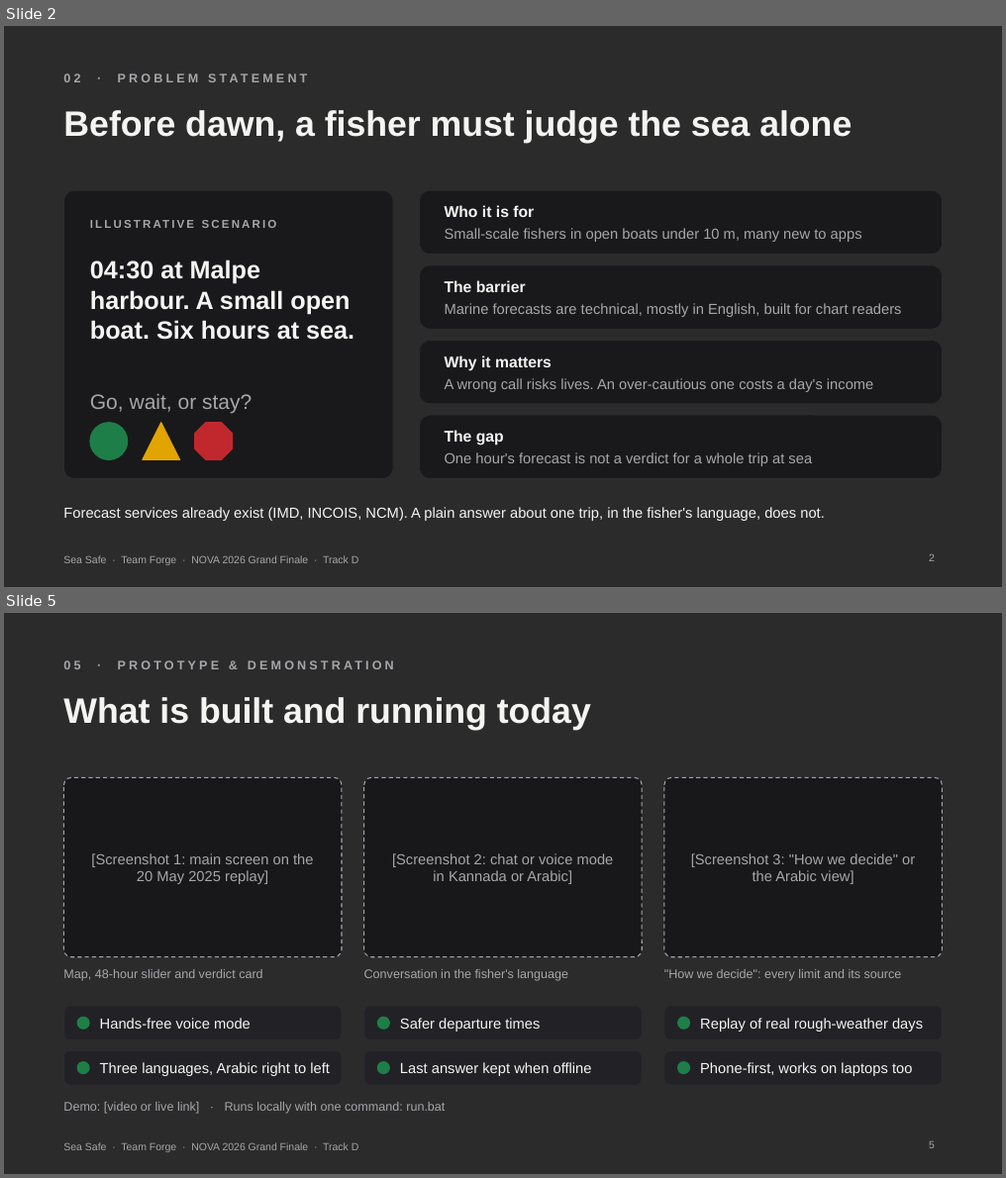
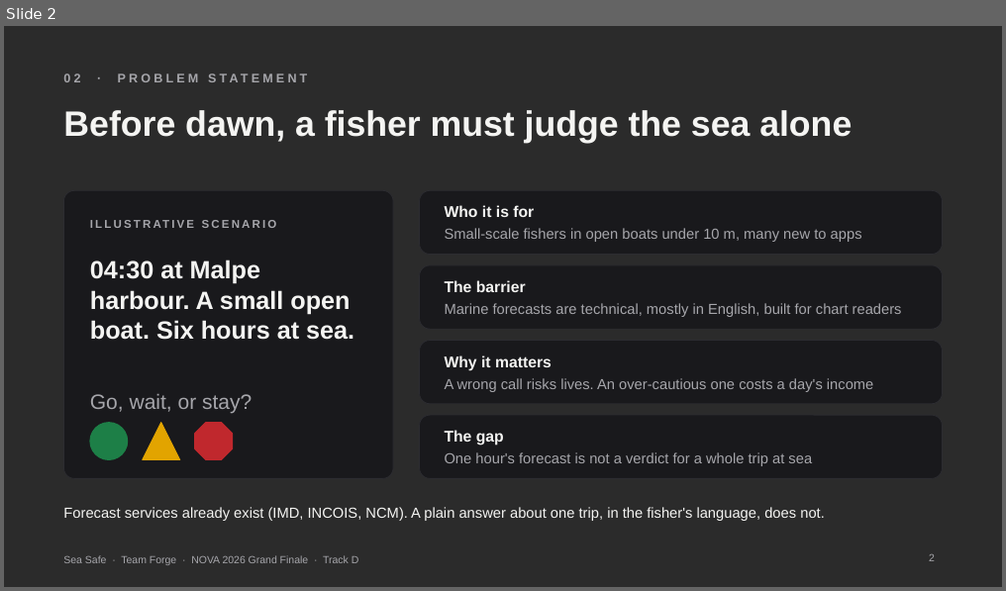
Before and after one commit to vishl4534-arch/sea-safe, a slide deck: Claude outputs/Sea_Safe_NOVA_2026.pptx. Shown one above the other, each under a label of ours: slides 2 and 5 before the commit, slide 2 after it; the slides between them are not shown. The pictures are 1006x1178 and 1006x591 pixels, drawn with LibreOffice and Linux fonts; fonts in the diff are those of the drawing; background and template pictures are left out; a plain dark background stands for a picture behind light text. Boxes give left, top, right and bottom in pixels: in the first picture for what was removed or moved away, otherwise in the second. Text is boxed around its words. In the diff, an @@ line names an element or a change of style, - is before the commit and + after.

```diff
--- a/Claude outputs/Sea_Safe_NOVA_2026.pptx
+++ b/Claude outputs/Sea_Safe_NOVA_2026.pptx
@@ slide 5 removed at [4,613,1002,1174], background picture (left out); not listed: 1 template element that a slide beside it also shows @@
@@ text removed at [63,661,80,669] @@
-05 · PROTOTYPE & DEMONSTRATION
@@ title removed at [63,697,591,730] @@
-What is built and running today
@@ rounded rectangle removed at [63,777,342,958] @@
@@ rounded rectangle removed at [364,777,642,958] @@
@@ rounded rectangle removed at [664,777,943,958] @@
@@ text removed at [91,854,313,884] @@
-[Screenshot 1: main screen on the 20 May 2025 replay]
@@ text removed at [392,854,614,884] @@
-[Screenshot 2: chat or voice mode in Kannada or Arabic]
@@ text removed at [691,854,915,884] @@
-[Screenshot 3: "How we decide" or the Arabic view]
@@ text removed at [63,969,262,981] @@
-Map, 48-hour slider and verdict card
@@ text removed at [364,969,568,981] @@
-Conversation in the fisher's language
@@ text removed at [664,969,902,981] @@
-"How we decide": every limit and its source
@@ rounded rectangle removed at [63,1006,342,1041] @@
@@ ellipse removed at [77,1017,89,1029] @@
@@ text removed at [100,1018,251,1029] @@
-Hands-free voice mode
@@ rounded rectangle removed at [364,1006,642,1041] @@
@@ ellipse removed at [377,1017,389,1029] @@
@@ text removed at [400,1018,540,1032] @@
-Safer departure times
@@ rounded rectangle removed at [664,1006,943,1041] @@
@@ ellipse removed at [678,1017,690,1029] @@
@@ text removed at [700,1018,923,1032] @@
-Replay of real rough-weather days
@@ rounded rectangle removed at [63,1051,342,1085] @@
@@ rounded rectangle removed at [364,1051,642,1085] @@
@@ rounded rectangle removed at [664,1051,943,1085] @@
@@ ellipse removed at [77,1062,89,1074] @@
@@ text removed at [100,1062,330,1076] @@
-Three languages, Arabic right to left
@@ ellipse removed at [377,1062,389,1074] @@
@@ text removed at [400,1062,592,1076] @@
-Last answer kept when offline
@@ ellipse removed at [678,1062,690,1074] @@
@@ text removed at [700,1062,912,1076] @@
-Phone-first, works on laptops too
@@ text removed at [63,1102,445,1114] @@
-Demo: [video or live link] · Runs locally with one command: run.bat
@@ page number removed at [929,1142,935,1149] @@
-5
```
Also in this commit, not shown: 4 slides changed, 1 slide added, 38 other files.
